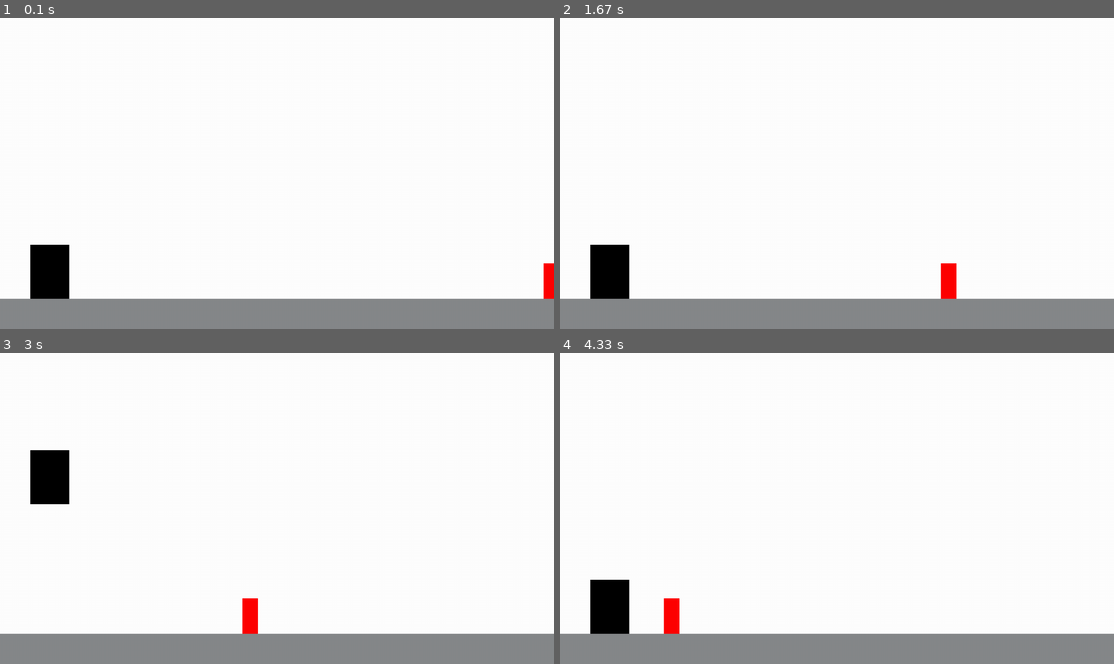
Above: before the commit, frames 1-4 (two rows, left to right).
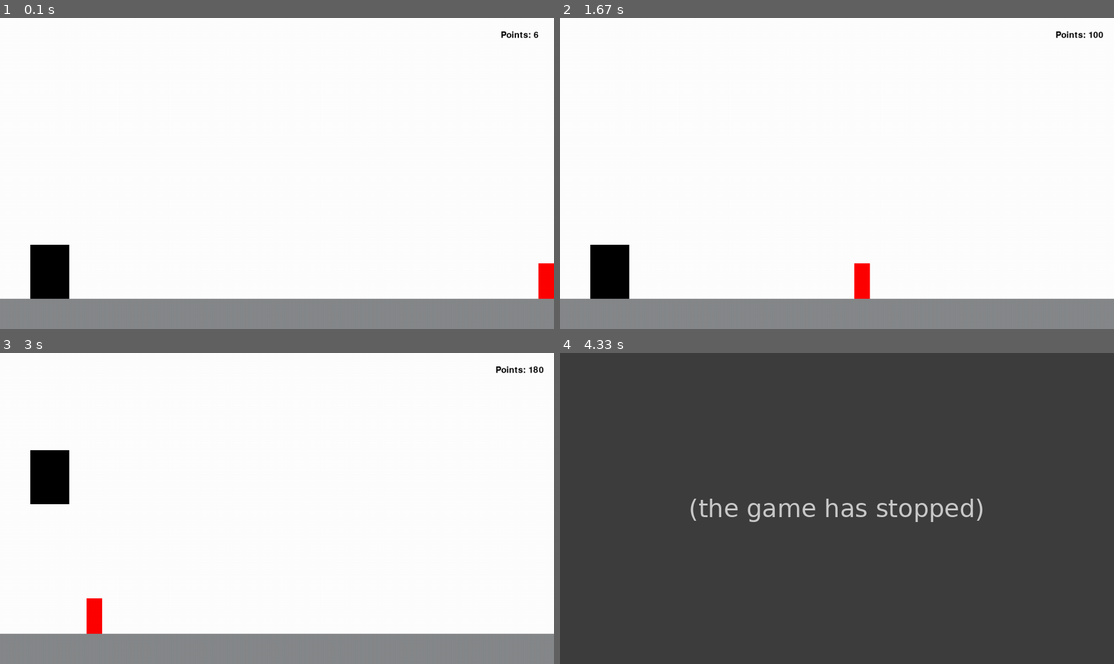
Above: after the commit, the same moments.

Repository: Mapsee/programming-2-a2
Game: pygame game, started from main.py
Two runs of this game, one before a commit and one after it. Both use one fixed random seed, a clock stepped at 60 frames per second and the inputs below.
Inputs:
- Up to frame 1 (0.1 s): no input
- Up to frame 2 (1.67 s): tap Space at 0.33, 0.73, 1.03, 1.23, 1.57 s
- Up to frame 3 (3 s): tap Space at 1.87, 2.07, 2.37, 2.63 s
- Up to frame 4 (4.33 s): no input

The runs differ from the first frame. In frame 1, 0.2% of the frame differs, in the area x 90-99%, y 4-91%; in frame 2, 0.8%; in frame 3, 0.8%; in frame 4, 100%, in the area x 0-100%, y 0-100%.
After the commit the program exited at 3.13 s; later frames show no game.

Commit message:
added score

Diff:
--- a/main.py
+++ b/main.py
@@ -17,7 +17,6 @@
 TITLE = "RUN RUN!"
 
 GROUND_HEIGHT = HEIGHT - 70
-MAX_OBSTACLES = 5
 
 pygame.init()
 dimensions = (WIDTH, HEIGHT)
@@ -40,31 +39,28 @@
             self.rect.y = HEIGHT - 70
 
 
-class Obstacle (pygame.sprite.Sprite):
-    def __init__(self):
+class Obstacle(pygame.sprite.Sprite):
+
+    def __init__(self, speed=-6):
         super().__init__()
-
         width = random.randrange(20, 50)
         height = random.randrange(40, 100)
-
         self.image = pygame.Surface([width, height])
         self.image.fill(RED)
 
         # Rect
         self.rect = self.image.get_rect()
-
         self.rect.bottom = GROUND_HEIGHT
         self.rect.left = WIDTH
-        self.x_vel = random.randrange(-7, -3)
+        self.speed = speed
 
     def update(self):
-        self.rect.x += self.x_vel
-
+        self.rect.x += self.speed
         if self.rect.right < 0:
             self.rect.left = WIDTH
 
 
-class Player (pygame.sprite.Sprite):
+class Player(pygame.sprite.Sprite):
     def __init__(self):
         super().__init__()
 
@@ -114,7 +110,6 @@
                 self.jump_speed += self.gravity_down
 
                 if self.rect.bottom > GROUND_HEIGHT:
-
                     self.rect.bottom = GROUND_HEIGHT
 
                     self.jump_speed = 50
@@ -139,21 +134,39 @@
     player = Player()
     track = Track()
 
+    global game_speed, points
+
+    points = 0
+    game_speed = 15
+    lives = 1
+
+    font = pygame.font.Font('freesansbold.ttf', 20)
+
+    def score():
+        global points, game_speed
+        points += 1
+        if points % 100 == 0:
+            game_speed += 1
+
+        text = font.render("Points: " + str(points), True, (0, 0, 0))
+        textRect = text.get_rect()
+        textRect.center = (1200, 40)
+        screen.blit(text, textRect)
+
     all_sprites.add(player)
     all_sprites.add(track)
     all_sprites.add(obstacle)
+
     player_sprite.add(player)
+
     enemy_sprite_list.add(obstacle)
 
     # ----- LOCAL VARIABLES
     done = False
     clock = pygame.time.Clock()
 
-    for i in range(MAX_OBSTACLES):
-        obstacle = Obstacle()
-        enemy_sprite_list.add(obstacle)
-
     # ----- MAIN LOOP
+
     while not done:
         # -- Event Handler
         for event in pygame.event.get():
@@ -174,11 +187,17 @@
         all_sprites.update()
 
         # ----- LOGIC
+        death_list = pygame.sprite.spritecollide(player, enemy_sprite_list, False)
+        for enemies in death_list:
+            lives -= 1
+            if lives == 0:
+                exit()
 
         # ----- DRAW
         screen.fill(WHITE)
         all_sprites.draw(screen)
 
+        score()
         # ----- UPDATE
         pygame.display.flip()
         clock.tick(60)
